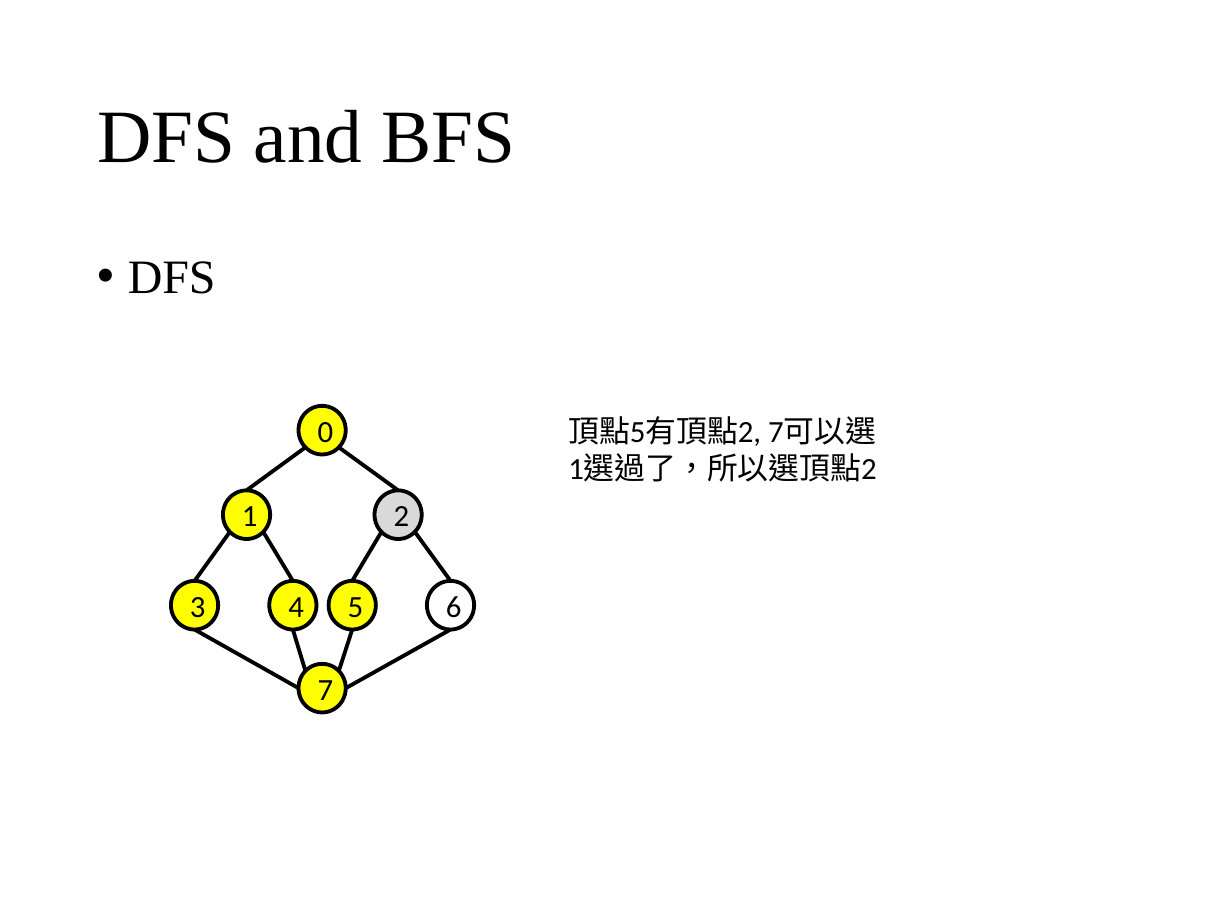
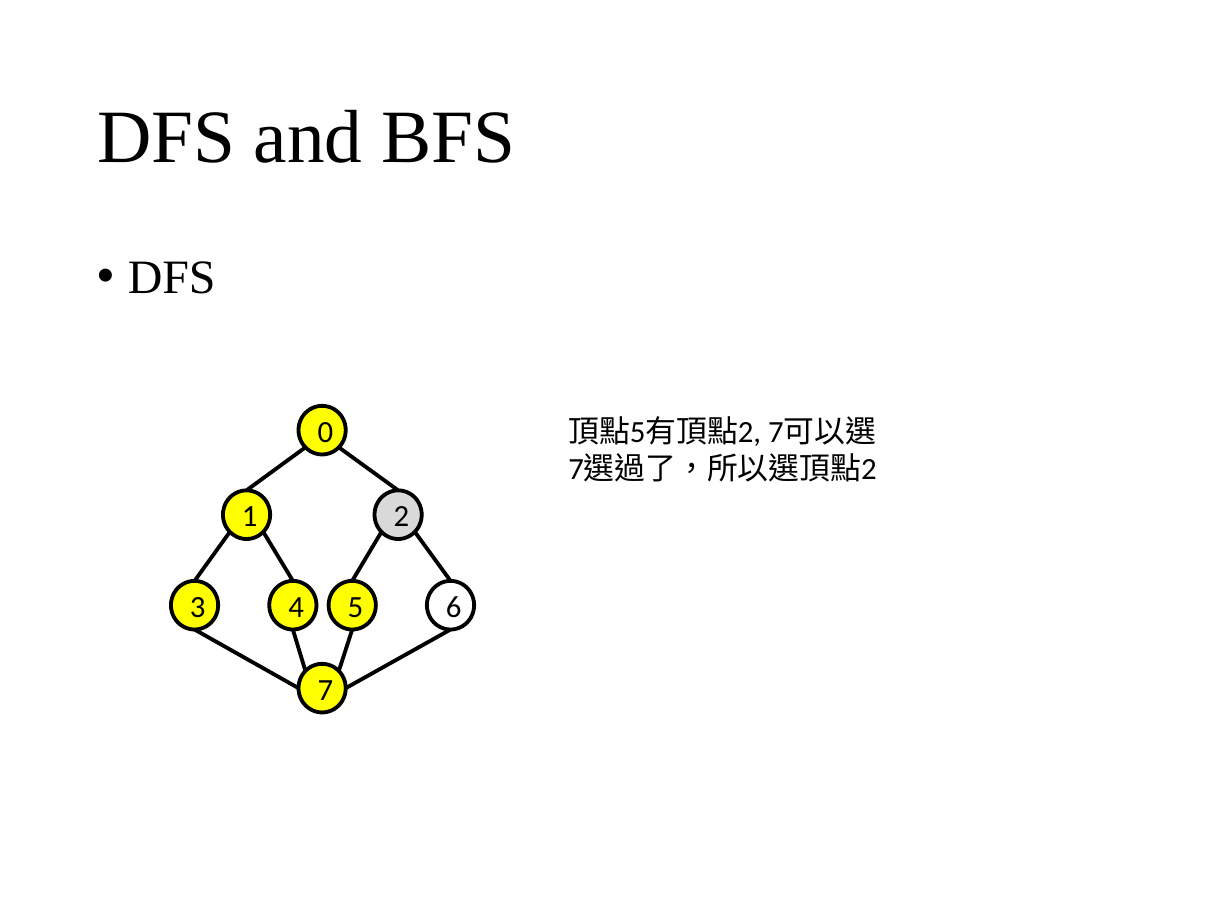
Before and after one commit to wangruxing/DataStructure, a slide deck: slide 10 of Chapter 6 Graphs/Chapter 6.pptx. Drawn at 1232x924 pixels with LibreOffice and Linux fonts; fonts in the diff are those of the drawing. Boxes give left, top, right and bottom in pixels: in the first picture for what was removed or moved away, otherwise in the second. Text is boxed around its words. In the diff, an @@ line names an element or a change of style, - is before the commit and + after.

```diff
--- a/Chapter 6 Graphs/Chapter 6.pptx
+++ b/Chapter 6 Graphs/Chapter 6.pptx
@@ text at (568,453,876,482): text changed @@
-1選過了，所以選頂點2
+7選過了，所以選頂點2
```
Also in this commit, not shown: 14 other slides changed, 21 other files.
